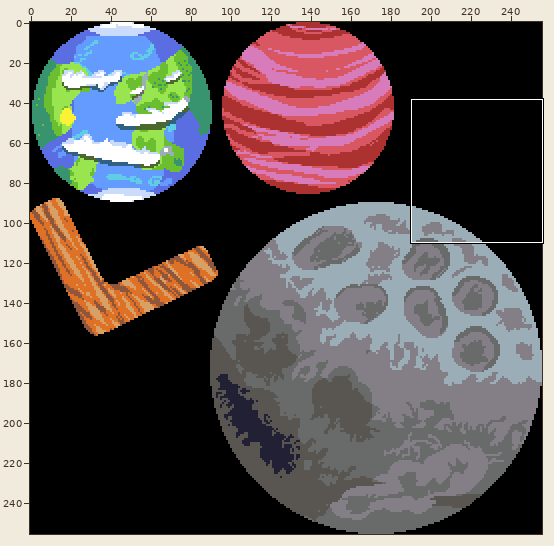
Two versions of one sprite sheet, built-to-scale/gfx/background.png. The first picture is a wide view before the edit; the outline marks the close-up.
Close-up. As it was:
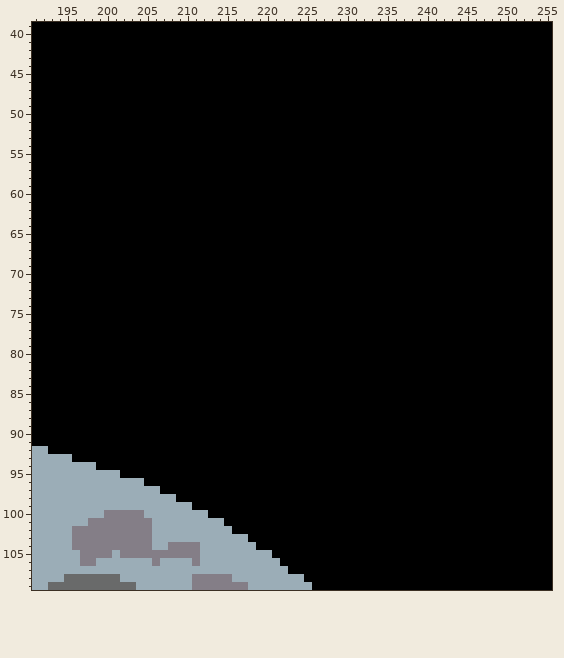
The file is 256x256 pixels. Shown: x 191..255, y 39..109.
After:
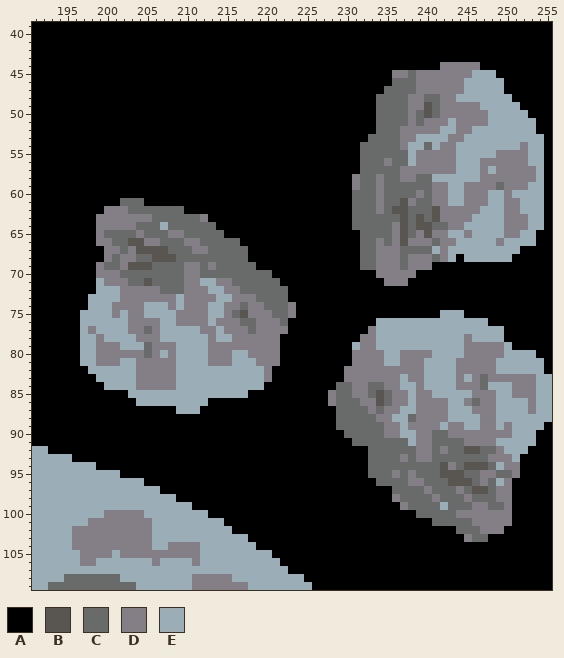
Palette (. is transparent): A #000000  B #595652  C #696a6a  D #847e87  E #9badb7
Change:
Changed rows in their new state; - is an unchanged pixel.
first column x 197:
 44 ---------------------------------------------DDDDD---------
 45 ---------------------------------------DDCDDDDDDDEEE-------
 46 ---------------------------------------CCCDDDDDDEEEEE------
 47 --------------------------------------CCCCDDDDDDEEEEE------
 48 -------------------------------------CCCCDDCCDDEEEEEEE-----
 49 -------------------------------------CCCCDDBCDDDDDEEEEE----
 50 -------------------------------------CCCCDCBCDDDDDDEEEEE---
 51 -------------------------------------CCCCDCDDDEDDDDEEEEEE--
 52 -------------------------------------CCCDDDDDEEDDEEEEEEEE--
 53 ------------------------------------CCCCDDEEEEDDEEEEEEEEEE-
 54 -----------------------------------CCCCCDEECEDDEEEEEEEEDEE-
 55 -----------------------------------CCCCCCEDDDDDEEEEEDDDDEE-
 56 -----------------------------------CCCDCCEDDDDDEEEDDDDDDEE-
 57 -----------------------------------CCCCCDDDDDDDEEEDEDDDDDE-
 58 ----------------------------------DCCDCCDDCCEEEEEEDDDDDDDE-
 59 ----------------------------------DCCDCCCCCCDDEEDDDDCDDDEE-
 60 ----------------------------------CCCDCCCCDCDDEEDDDEEDEEEE-
 61 -----CCC--------------------------CCCDCCBDCCDDEEDDDEEDDEEE-
 62 ---DDDCCCCCCC---------------------CCCDCBBCCCBDDDDDEEEDDEEE-
 63 --DDDDDDDCCCCCCD------------------CCCCCCBCBCBDDDDEEEEDDDEE-
 64 --DDDDDCCCECCCCCC-----------------CCCCCDBCBBCCDDEEEEEDDDEE-
 65 --DCCCCDCCCDDCCCCC-----------------CCCCDBCDBDDEEDEEEEDDEE--
 66 --DDCCBBDDCCCDDCCCCC---------------CCDCDBDDDCDDEEEEEDEEEE--
 67 ---DDCDBBBBCCCDDCCCCC--------------CCDDDCCCCEDEEEEEEEEE----
 68 ---DCDDCCBBBCCCCCCCCC--------------CCDDDCDDDCDE-EEEEEE-----
 69 --DCCDBBBCCCCDDCDCCCCC-------------CCDDDCDDD---------------
 70 --DDDCCCCCCCCDDCCCCCCCCC-------------DDDDD-----------------
 71 --EDDDCCBCCCCDDEEDDCCCCCC-------------DDD------------------
 72 --EEEDDDDDCCCDDDEEDDCCCCCC---------------------------------
 73 -EEEEDDDDDDDEDDDDEEDDDCCCC---------------------------------
 74 -EEEDDDDEEEDEDDDEEDDCDDCCCD--------------------------------
 75 EEEEDEDDEEEEDDDDEEDCBDDDCCD------------------EEE-----------
 76 EEEEEEDDDDEEDDDDEDDDCCDDDC-----------EEEEEEEEEEEEEE--------
 77 EDEEEEDDCDEEEEEDDEDDDCDDDD----------DEEEEEEEEEEEEEEEE------
 78 EEDEEEEDDDEEEEEEDEEDDDDDD----------DDEEEEEEEEEEEDEEEE------
 79 EEDDDEEECDDDEEEEDDDDDDDDD---------EDDEEEEEEEEEEEDDDDDE-----
 80 EEDDDDDDCDEDEEEEDDDEEDDDD---------DDDDEEDDDDEEEEDDDDDEEEE--
 81 EEDDDEEDDDDDEEEEDDDEEEDDD---------DDDDEEDDDEEEEDDDDDEEEEEE-
 82 -EEEEEEDDDDDEEEEEEEEEEED---------DDDDDDDDDDEEEEDDDDDEEEEEE-
 83 --EEEEEDDDDDEEEEEEEEEEED---------DDDDDDDEDDEEEEDEDCDDDDDDEE
 84 ---EEEEDDDDDEEEEEEEEEEE---------CCDDCCDDEEDEEEEDDDCEEEDDDEE
 85 ------EEEEEEEEEEEEEEE----------DCCDDCBCDDEDDEEEEEDDDEEDDDEE
 86 -------EEEEEEEEE---------------DCCCDDBCDDEDDDDEEDCDDEEEEDEE
 87 ------------EEE-----------------CCCCDCDDEEDDDDEEEDDDEEEEDEE
 88 --------------------------------CCCCCDDEECDDDDEEEEDDEEEEEEE
 89 --------------------------------CCCCCCDDEDDDDEDDEEDDEDEEEE-
 90 ---------------------------------CCCCCDDEEDDCCDDDDDDDDEEE--
 91 ----------------------------------CCCCCCCEDDCCCCDDDDEEEEE--
 92 ------------------------------------CCCCCCDDCDCCBBCCDEEE---
 93 ------------------------------------CCCCDCDDCCCCCCCDDDE----
 94 ------------------------------------CCCCCCCCCBDCBBBCEDD----
 95 ------------------------------------CCCDCDCCCBBBCCDDCCD----
 96 -------------------------------------CCCCDDCCCBBBCDCED-----
 97 ---------------------------------------CCCCDCCCDCBBCDD-----
 98 ---------------------------------------DCCCCDCCCDCCCDD-----
 99 ----------------------------------------DCCCCECCCDDCCD-----
100 ------------------------------------------CCCCCDDDDDDD-----
101 --------------------------------------------CCCCCDDDDD-----
102 -----------------------------------------------CCCDDD------
103 ------------------------------------------------DCC--------
Changed places in both close-ups, as pixel boxes (x1, y1, x2, y2):
changed: (352, 62, 544, 286)
changed: (80, 198, 296, 414)
changed: (328, 310, 552, 542)
